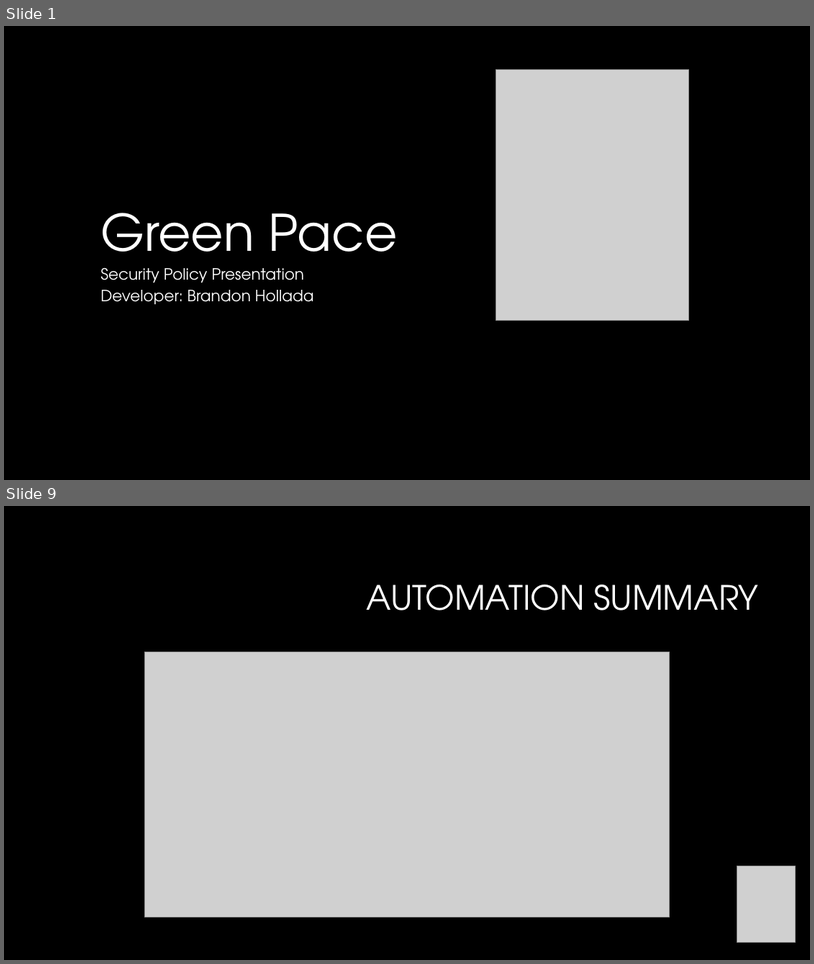
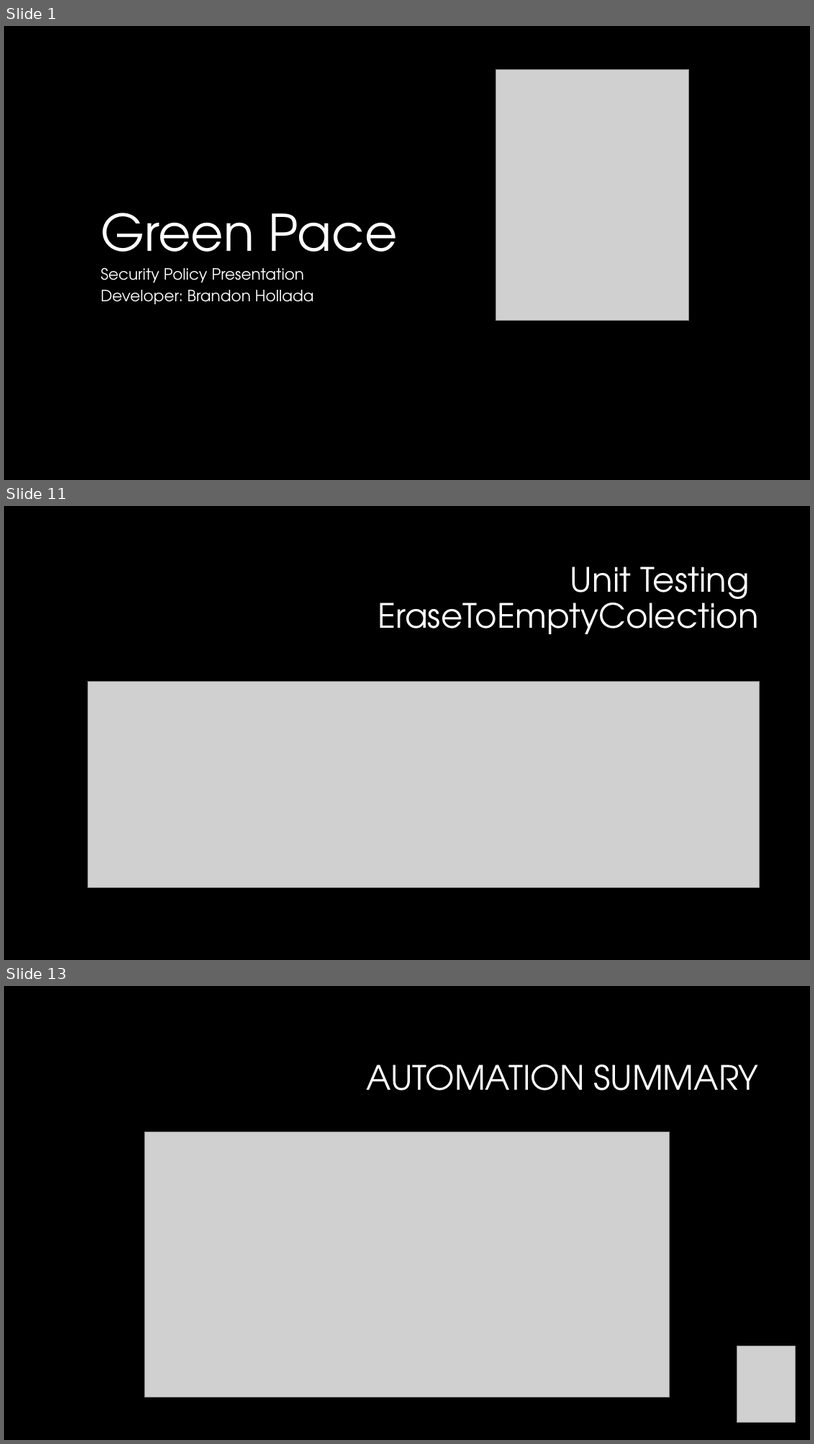
Before and after one commit to HolladaB/CS405, a slide deck: CS 405 Project Two Presentation-Hollada.pptx. Shown one above the other, each under a label of ours: slides 1 and 9 before the commit, slides 1, 11 and 13 after it; the slides between them are not shown. The pictures are 814x964 and 814x1444 pixels, drawn with LibreOffice and Linux fonts; fonts in the diff are those of the drawing; grey boxes stand for pictures; background and template pictures are left out. Boxes give left, top, right and bottom in pixels: in the first picture for what was removed or moved away, otherwise in the second. Text is boxed around its words. In the diff, an @@ line names an element or a change of style, - is before the commit and + after.

```diff
--- a/CS 405 Project Two Presentation-Hollada.pptx
+++ b/CS 405 Project Two Presentation-Hollada.pptx
@@ slide 11 added at [4,506,810,960], background #000000 @@
@@ title added at [378,566,759,634], 40 pt, text #FFFFFF @@
+Unit Testing
+EraseToEmptyColection
@@ picture added at [88,682,760,887] @@
@@ what was slide 9 is now slide 13 @@
```
Also in this commit, not shown: 10 slides changed, 5 other slides added, 2 slides removed.
